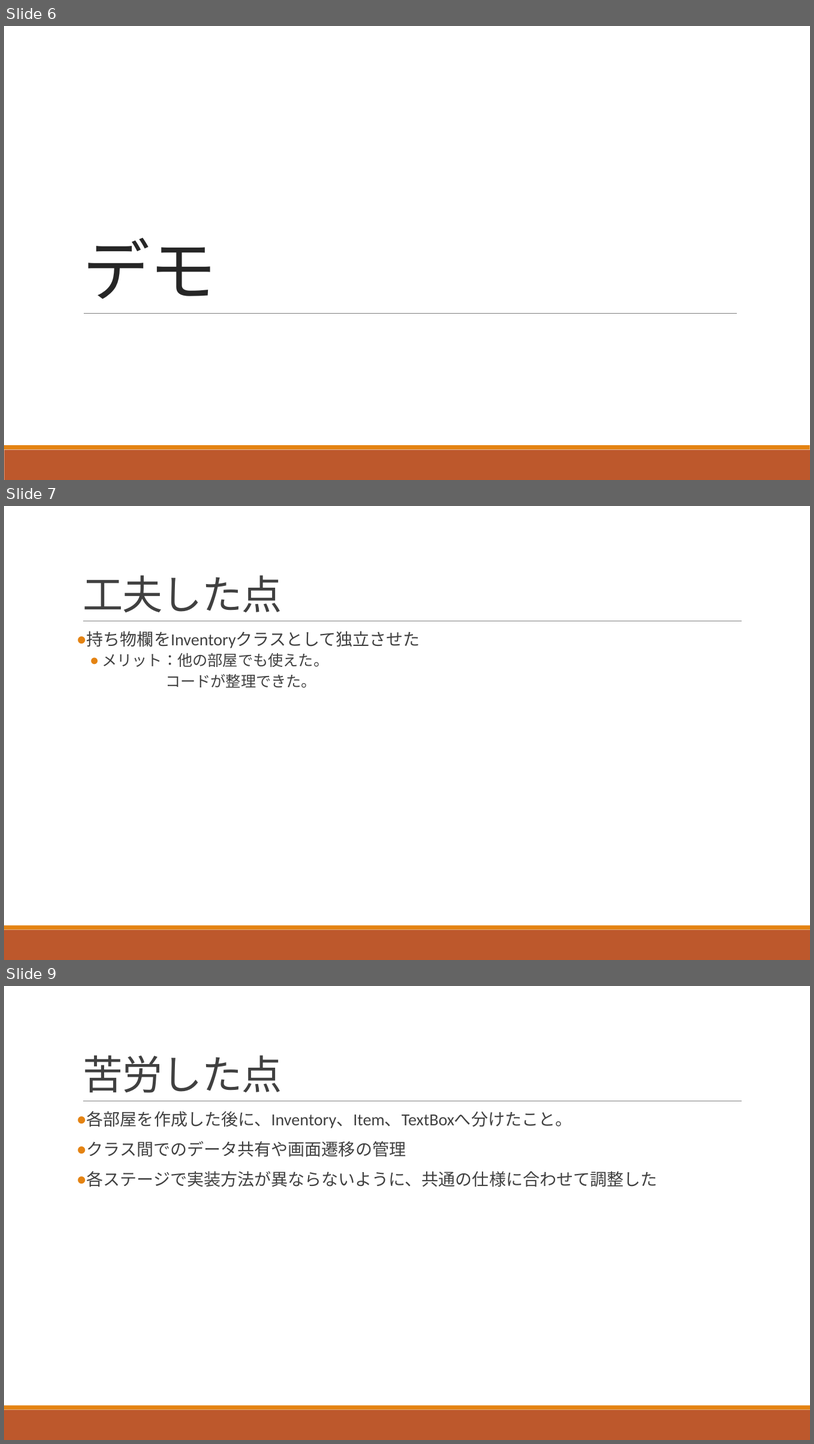
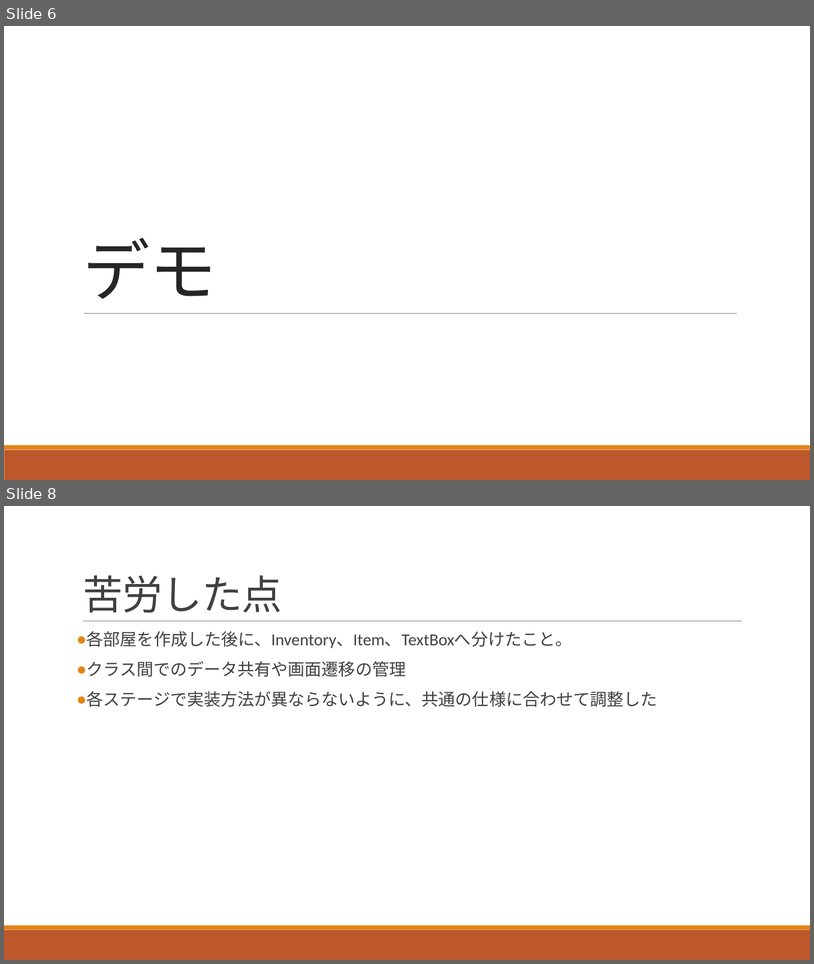
Before and after one commit to YudaiSugimoto17/team-7, a slide deck: presentation/presentation.pptx. Shown one above the other, each under a label of ours: slides 6, 7 and 9 before the commit, slides 6 and 8 after it; the slides between them are not shown. The pictures are 814x1444 and 814x964 pixels, drawn with LibreOffice and Linux fonts; fonts in the diff are those of the drawing. Boxes give left, top, right and bottom in pixels: in the first picture for what was removed or moved away, otherwise in the second. Text is boxed around its words. In the diff, an @@ line names an element or a change of style, - is before the commit and + after.

Commit message:
変更しました
竹田

```diff
--- a/presentation/presentation.pptx
+++ b/presentation/presentation.pptx
@@ slide 7 removed at [4,506,810,960], background #FFFFFF; not listed: 3 template elements that a slide beside it also shows @@
@@ title removed at [83,575,282,612] @@
-工夫した点
@@ text removed at [87,631,420,688] @@
-● 持ち物欄をInventoryクラスとして独立させた
-  ● メリット：他の部屋でも使えた。
-  コードが整理できた。
@@ what was slide 9 is now slide 8 @@
```
Also in this commit, not shown: 1 slide changed.
